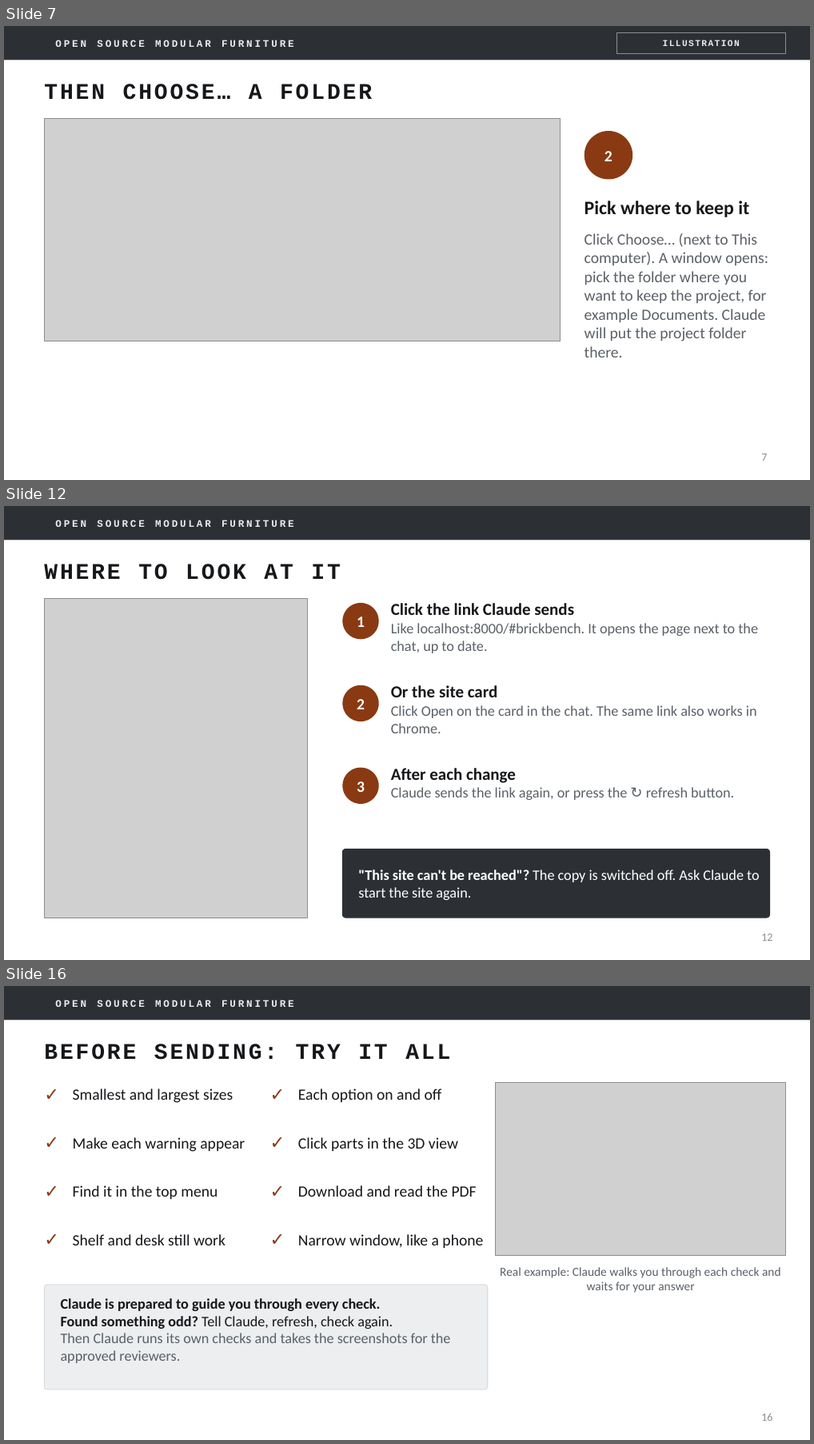
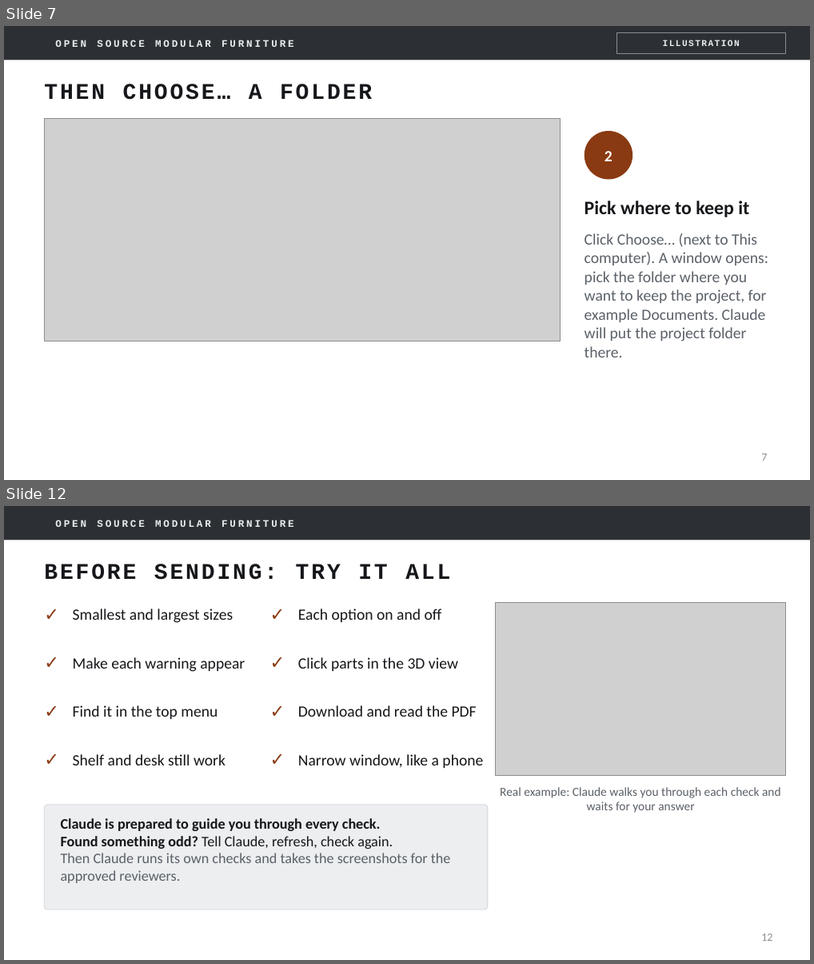
Before and after one commit to mfprado/acrylic-furniture, a slide deck: docs/contributing-guide.pptx. Shown one above the other, each under a label of ours: slides 7, 12 and 16 before the commit, slides 7 and 12 after it; the slides between them are not shown. The pictures are 814x1444 and 814x964 pixels, drawn with LibreOffice and Linux fonts; fonts in the diff are those of the drawing; grey boxes stand for pictures; background and template pictures are left out. Boxes give left, top, right and bottom in pixels: in the first picture for what was removed or moved away, otherwise in the second. Text is boxed around its words. In the diff, an @@ line names an element or a change of style, - is before the commit and + after.

```diff
--- a/docs/contributing-guide.pptx
+++ b/docs/contributing-guide.pptx
@@ slide 12 removed at (4, 506, 810, 960), background #FFFFFF; not listed: 2 template elements that a slide beside it also shows @@
@@ title removed at (44, 564, 340, 580) @@
-WHERE TO LOOK AT IT
@@ picture removed at (44, 599, 307, 917) @@
@@ ellipse removed at (342, 603, 379, 639) @@
-1
@@ text removed at (391, 603, 758, 653) @@
-Click the link Claude sends
-Like localhost:8000/#brickbench. It opens the page next to the chat, up to date.
@@ ellipse removed at (342, 685, 379, 721) @@
-2
@@ text removed at (391, 685, 758, 733) @@
-Or the site card
-Click Open on the card in the chat. The same link also works in Chrome.
@@ ellipse removed at (342, 768, 379, 804) @@
-3
@@ text removed at (391, 768, 734, 800) @@
-After each change
-Claude sends the link again, or press the ↻ refresh button.
@@ rounded rectangle removed at (342, 848, 770, 917) @@
@@ text removed at (358, 869, 759, 900) @@
-"This site can't be reached"? The copy is switched off. Ask Claude to start the site again.
@@ page number removed at (762, 933, 773, 940) @@
-12
@@ what was slide 16 is now slide 12 @@
@@ page number at (762, 933, 773, 940): text changed @@
-16
+12
```
Also in this commit, not shown: 6 slides changed, 3 other slides removed.
